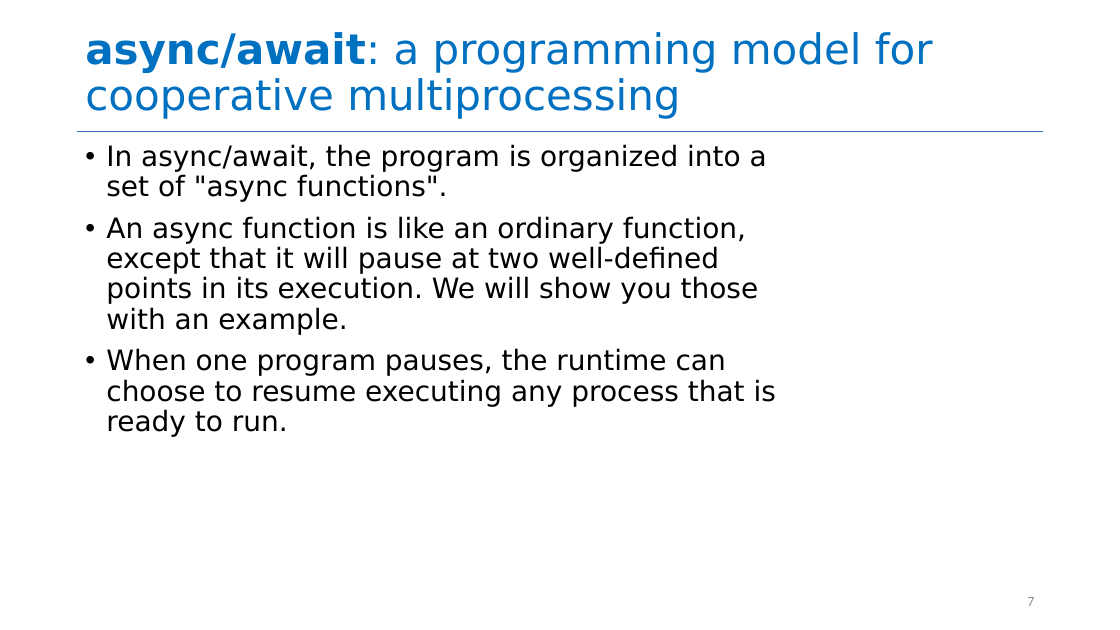
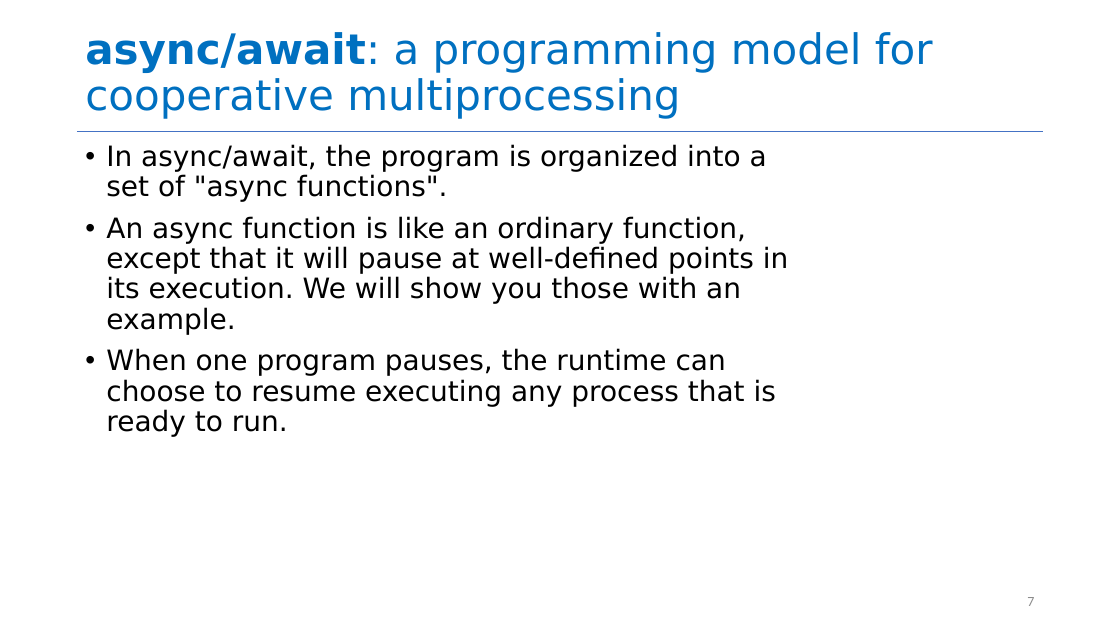
Before and after one commit to yashburshe/CS4530-Fall-2025, a slide deck: slide 7 of Slides/Module 06 Concurrency Patterns in Typescript.pptx. Drawn at 1120x630 pixels with LibreOffice and Linux fonts; fonts in the diff are those of the drawing. Boxes give left, top, right and bottom in pixels: in the first picture for what was removed or moved away, otherwise in the second. Text is boxed around its words. In the diff, an @@ line names an element or a change of style, - is before the commit and + after.

Commit message:
tweaked M6 slides and examples

```diff
--- a/Slides/Module 06 Concurrency Patterns in Typescript.pptx
+++ b/Slides/Module 06 Concurrency Patterns in Typescript.pptx
@@ text at (x1=106, y1=216, x2=788, y2=335): text changed @@
-• An async function is like an ordinary function, except that it will pause at two well-defined points in its execution. We will show you those with an example.
+• An async function is like an ordinary function, except that it will pause at well-defined points in its execution. We will show you those with an example.
```
Also in this commit, not shown: 5 other slides changed, 1 slide added, 2 other files.
